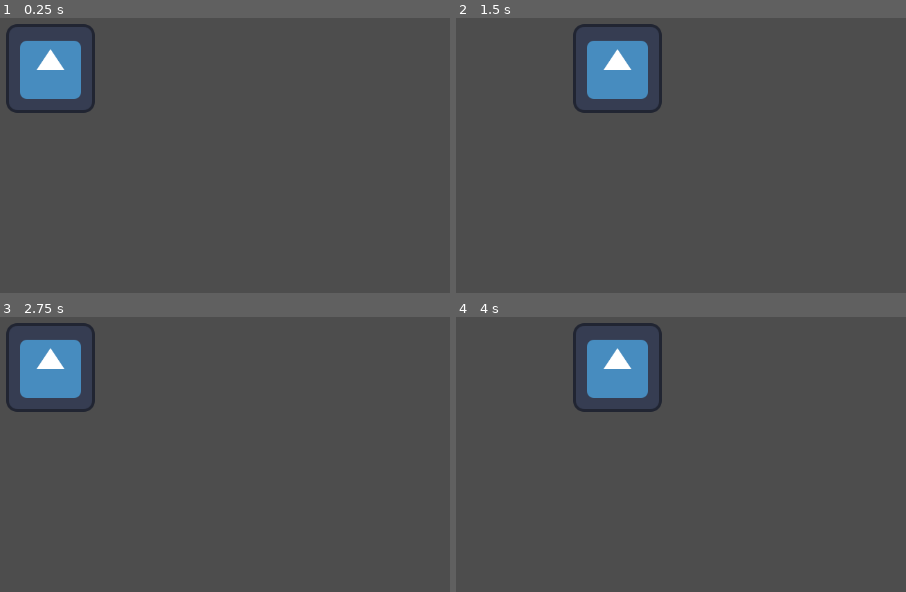
Above: before the commit, frames 1-4 (two rows, left to right).
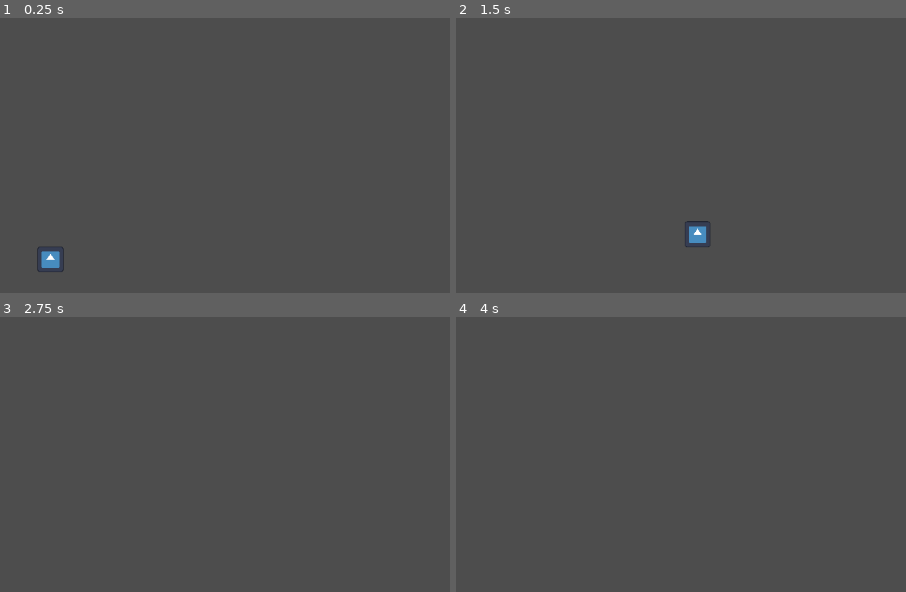
Above: after the commit, the same moments.

Repository: bogdanzembal227-rgb/Freakbob-Hackaton
Game: Godot game, scene res://test_map/map.tscn
The game is run twice, just before and just after one commit, with the same random seed, the same clock (stepped at 60 frames per second) and the same inputs. The engine's default icon, where the game draws it, is replaced by a stand-in: a white triangle on a blue panel in a dark square.
Inputs:
- Up to frame 1 (0.25 s): no input
- Up to frame 2 (1.5 s): tap Enter at 0.5 s; hold Right (ui_right) from 0.53 s (still down); tap Shift (dash, bound only after the commit) at 0.6 s; tap Space (jump, bound only after the commit) at 0.77, 0.8, 1.07, 1.35 s
- Up to frame 3 (2.75 s): tap Space (jump, bound only after the commit) at 1.52, 1.82, 2.3 s; tap Shift (dash, bound only after the commit) at 1.55, 2.1 s; release Right (ui_right) at 2.03 s; hold Left (ui_left) from 2.03 s (still down)
- Up to frame 4 (4 s): tap R (restart) at 2.75, 3.5 s; release Left (ui_left) at 2.78 s; hold Right (ui_right) from 2.78 s (still down); tap Shift (dash, bound only after the commit) at 2.85 s; tap Space (jump, bound only after the commit) at 3.02, 3.32, 3.6, 3.77 s

The runs differ from the first frame. In frame 1, 4.0% of the frame differs, in the area x 1-22%, y 2-93%; in frame 2, 4.0%; in frame 3, 3.7%; in frame 4, 3.6%.

Commit message:
зробив рух персонажа(новий)

Diff:
--- a/хакатон/MC related/character.tscn
+++ b/хакатон/MC related/character.tscn
@@ -4,35 +4,16 @@
 [ext_resource type="Script" uid="uid://b06tc2lik340s" path="res://scripts/character.gd" id="1_reghy"]
 
 [sub_resource type="RectangleShape2D" id="RectangleShape2D_reghy"]
-size = Vector2(8, 9)
+size = Vector2(65, 65)
 
 [node name="Character" type="CharacterBody2D" unique_id=1005997622]
 script = ExtResource("1_reghy")
+jump_velocity = -600.0
 
 [node name="Sprite2D" type="Sprite2D" parent="." unique_id=916781487]
 texture_filter = 1
-scale = Vector2(0.1, 0.1)
+scale = Vector2(0.5, 0.5)
 texture = ExtResource("1_1srl5")
 
 [node name="CollisionShape2D" type="CollisionShape2D" parent="." unique_id=444526359]
 shape = SubResource("RectangleShape2D_reghy")
-
-[node name="up" type="RayCast2D" parent="." unique_id=847957589]
-position = Vector2(0, -8)
-target_position = Vector2(0, -8)
-hit_from_inside = true
-
-[node name="down" type="RayCast2D" parent="." unique_id=878200242]
-position = Vector2(0, 8)
-target_position = Vector2(0, 8)
-hit_from_inside = true
-
-[node name="left" type="RayCast2D" parent="." unique_id=173423559]
-position = Vector2(-8, 0)
-target_position = Vector2(-8, 0)
-hit_from_inside = true
-
-[node name="right" type="RayCast2D" parent="." unique_id=1027607258]
-position = Vector2(8, 0)
-target_position = Vector2(8, 0)
-hit_from_inside = true
--- a/хакатон/MC related/ghost/ghost.tscn
+++ /dev/null
@@ -1,33 +0,0 @@
-[gd_scene format=3 uid="uid://btombpl6oh2pf"]
-
-[ext_resource type="Texture2D" uid="uid://80svftcg0e7w" path="res://icon.svg" id="1_j87b6"]
-[ext_resource type="Script" uid="uid://dg4uykvkcvkpi" path="res://scripts/ghost.gd" id="1_obkeg"]
-
-[node name="Ghost" type="CharacterBody2D" unique_id=732497298]
-script = ExtResource("1_obkeg")
-
-[node name="Sprite2D" type="Sprite2D" parent="." unique_id=1915284591]
-modulate = Color(0.84705883, 1, 0.9529412, 0.7058824)
-texture_filter = 1
-scale = Vector2(0.1, 0.1)
-texture = ExtResource("1_j87b6")
-
-[node name="up" type="RayCast2D" parent="." unique_id=118504668]
-position = Vector2(0, -8)
-target_position = Vector2(0, -8)
-hit_from_inside = true
-
-[node name="down" type="RayCast2D" parent="." unique_id=1689125034]
-position = Vector2(0, 8)
-target_position = Vector2(0, 8)
-hit_from_inside = true
-
-[node name="left" type="RayCast2D" parent="." unique_id=1801884237]
-position = Vector2(-8, 0)
-target_position = Vector2(-8, 0)
-hit_from_inside = true
-
-[node name="right" type="RayCast2D" parent="." unique_id=2130986334]
-position = Vector2(8, 0)
-target_position = Vector2(8, 0)
-hit_from_inside = true
--- a/хакатон/globals/Move History.gd
+++ /dev/null
@@ -1,5 +0,0 @@
-extends Node
-class_name History
-
-static var last_try: Array[Vector2] = []
-static var this_try: Array[Vector2] = []
--- a/хакатон/project.godot
+++ b/хакатон/project.godot
@@ -26,6 +26,36 @@
 "events": [Object(InputEventKey,"resource_local_to_scene":false,"resource_name":"","device":-1,"window_id":0,"alt_press …(192 unchanged characters)…
 ]
 }
+jump={
+"deadzone": 0.2,
+"events": [Object(InputEventKey,"resource_local_to_scene":false,"resource_name":"","device":-1,"window_id":0,"alt_pressed":false,"shift_pressed":false,"ctrl_pressed":false,"meta_pressed":false,"pressed":false,"keycode":0,"physical_keycode":32,"key_label":0,"unicode":32,"location":0,"echo":false,"script":null)
+]
+}
+move_left={
+"deadzone": 0.2,
+"events": [Object(InputEventKey,"resource_local_to_scene":false,"resource_name":"","device":-1,"window_id":0,"alt_pressed":false,"shift_pressed":false,"ctrl_pressed":false,"meta_pressed":false,"pressed":false,"keycode":0,"physical_keycode":4194319,"key_label":0,"unicode":0,"location":0,"echo":false,"script":null)
+]
+}
+move_right={
+"deadzone": 0.2,
+"events": [Object(InputEventKey,"resource_local_to_scene":false,"resource_name":"","device":-1,"window_id":0,"alt_pressed":false,"shift_pressed":false,"ctrl_pressed":false,"meta_pressed":false,"pressed":false,"keycode":0,"physical_keycode":4194321,"key_label":0,"unicode":0,"location":0,"echo":false,"script":null)
+]
+}
+dash={
+"deadzone": 0.2,
+"events": [Object(InputEventKey,"resource_local_to_scene":false,"resource_name":"","device":-1,"window_id":0,"alt_pressed":false,"shift_pressed":false,"ctrl_pressed":false,"meta_pressed":false,"pressed":false,"keycode":0,"physical_keycode":4194325,"key_label":0,"unicode":0,"location":0,"echo":false,"script":null)
+]
+}
+move_up={
+"deadzone": 0.2,
+"events": [Object(InputEventKey,"resource_local_to_scene":false,"resource_name":"","device":-1,"window_id":0,"alt_pressed":false,"shift_pressed":false,"ctrl_pressed":false,"meta_pressed":false,"pressed":false,"keycode":0,"physical_keycode":4194320,"key_label":0,"unicode":0,"location":0,"echo":false,"script":null)
+]
+}
+move_down={
+"deadzone": 0.2,
+"events": [Object(InputEventKey,"resource_local_to_scene":false,"resource_name":"","device":-1,"window_id":0,"alt_pressed":false,"shift_pressed":false,"ctrl_pressed":false,"meta_pressed":false,"pressed":false,"keycode":0,"physical_keycode":4194322,"key_label":0,"unicode":0,"location":0,"echo":false,"script":null)
+]
+}
 
 [physics]
 
--- a/хакатон/scripts/character.gd
+++ b/хакатон/scripts/character.gd
@@ -1,44 +1,60 @@
 extends CharacterBody2D
 class_name Player
 
-const tile_size: Vector2= Vector2(16,16)
-var sprite_node_pos_tween: Tween
-var is_moving: bool = false
-var is_player: bool = true
+@export var speed: float = 700.0
+@export var jump_velocity = -500.0
+@export var dash_dist:float = 300.0
+var last_dir: Vector2= Vector2.RIGHT
+
+var is_dashing: bool = false
+
+const GRAVITY = 2400.0
+
+const MAX_FALL = 900.0
+
+const FALL_MULT = 1.6
+const ACCEL = 3000.0
+const FRICTION = 4000.0
+const AIR_ACCEL = 12000.0
+const AIR_FRICTION = 800.0
 
 func _physics_process(delta: float) -> void:
-	if not is_moving:
-		if Input.is_action_just_pressed("ui_up") and !$up.is_colliding():
-			_move(Vector2(0,-1))
-		elif Input.is_action_just_pressed("ui_down") and !$down.is_colliding():
-			_move(Vector2(0,1))
-		elif Input.is_action_just_pressed("ui_left") and !$left.is_colliding():
-			_move(Vector2(-1,0))
-		elif Input.is_action_just_pressed("ui_right") and !$right.is_colliding():
-			_move(Vector2(1,0))
-
-func _move(dir: Vector2):
-	is_moving = true
-	global_position += dir*tile_size
-	if is_player:
-		History.this_try.append(global_position)
-	$Sprite2D.global_position -= dir *tile_size
-
-	if sprite_node_pos_tween:
-		sprite_node_pos_tween.kill()
-	var sprite_node_pos_tween = create_tween()
-	sprite_node_pos_tween.set_process_mode(Tween.TWEEN_PROCESS_PHYSICS)
-	sprite_node_pos_tween.set_trans(Tween.TRANS_SINE)
-	sprite_node_pos_tween.tween_property($Sprite2D,"global_position",global_position,0.2)
-	await sprite_node_pos_tween.finished
-	is_moving = false
+	#if velocity.x == 0:
+		#animated_sprite_2d.animation = "default"
+	#elif velocity.x != 0 and is_on_floor():
+		#animated_sprite_2d.animation = "run"
+	#if velocity.y<0:
+		#animated_sprite_2d.animation ="jump"
+	#elif velocity.y>0:
+		#animated_sprite_2d.animation ="fall"
 
 
-#func get_closest_tile_from_player():
-	#var minimum_distance_tile: Vector2
-	#minimum_distance_tile = History.this_try.pop_back() - History.last_try.pop_back()
-	#for i in History.last_try.size():
-		#if global_position - (Vector2.ZERO+History.last_try[i])<minimum_distance_tile:
-			#minimum_distance_tile = History.last_try[i]
-	#print("minimum_distance_tile")
-	#return minimum_distance_tile
+	if not is_on_floor() and !is_dashing:
+		var g = GRAVITY
+		if velocity.y > 0:
+			g *= FALL_MULT
+		velocity.y += g * delta
+		velocity.y = min(velocity.y, 900.0)
+
+	if Input.is_action_just_pressed("jump") and is_on_floor():
+		velocity.y = jump_velocity
+
+	if !is_dashing:
+		var direction = Input.get_axis("move_left", "move_right")
+		velocity.x = direction * speed
+
+	var dash_dir = Input.get_vector("move_left", "move_right", "move_up", "move_down")
+	if dash_dir != Vector2.ZERO:
+		last_dir = dash_dir
+	if Input.is_action_just_pressed("dash"):
+		dash(last_dir.normalized())
+
+	move_and_slide()
+
+func dash(dir: Vector2):
+	is_dashing = true
+	var tween = create_tween()
+	tween.set_trans(Tween.TRANS_SINE)
+	tween.tween_property(self,"global_position",global_position+dir*dash_dist,0.1)
+	await tween.finished
+	is_dashing = false
--- a/хакатон/scripts/ghost.gd
+++ /dev/null
@@ -1,24 +0,0 @@
-extends Player
-
-var path: Array[Vector2]
-var start_pos: Vector2
-func _ready() -> void:
-	is_player = false
-	_ghost_loop()
-
-var running := true
-
-func _physics_process(delta: float) -> void:
-	pass
-
-func _ghost_loop() -> void:
-	while running:
-		start_pos = Vector2.ZERO
-		for i in min(5, path.size()):
-			global_position = start_pos
-			if not running:
-				return
-			_move((path[i]-start_pos)/tile_size)
-			start_pos = path[i]
-			await get_tree().create_timer(0.5).timeout
-		await get_tree().create_timer(0.4).timeout
--- a/хакатон/scripts/maze_generator.gd
+++ /dev/null
@@ -1 +0,0 @@
-extends Node
--- a/хакатон/test_map/map.tscn
+++ b/хакатон/test_map/map.tscn
@@ -3,11 +3,43 @@
 [ext_resource type="PackedScene" uid="uid://b1rpvtuhwy4pn" path="res://MC related/character.tscn" id="1_ac0vu"]
 [ext_resource type="Script" uid="uid://b814xpe64lpja" path="res://test_map/map.gd" id="1_bx8f5"]
 
+[sub_resource type="RectangleShape2D" id="RectangleShape2D_bx8f5"]
+size = Vector2(1000, 1)
+
 [node name="Map" type="Node2D" unique_id=1871153154]
 script = ExtResource("1_bx8f5")
 
+[node name="Character" parent="." unique_id=1005997622 instance=ExtResource("1_ac0vu")]
+position = Vector2(500, 858)
+
+[node name="StaticBody2D" type="StaticBody2D" parent="." unique_id=618789774]
+
+[node name="CollisionShape2D" type="CollisionShape2D" parent="StaticBody2D" unique_id=71870929]
+position = Vector2(500, 0)
+shape = SubResource("RectangleShape2D_bx8f5")
+
+[node name="StaticBody2D4" type="StaticBody2D" parent="." unique_id=345979139]
+position = Vector2(0, 1000)
+
+[node name="CollisionShape2D" type="CollisionShape2D" parent="StaticBody2D4" unique_id=1283764967]
+position = Vector2(500, 0)
+shape = SubResource("RectangleShape2D_bx8f5")
+
+[node name="StaticBody2D2" type="StaticBody2D" parent="." unique_id=814031626]
+rotation = 1.5707964
+
+[node name="CollisionShape2D" type="CollisionShape2D" parent="StaticBody2D2" unique_id=49299056]
+position = Vector2(500, 0)
+shape = SubResource("RectangleShape2D_bx8f5")
+
+[node name="StaticBody2D3" type="StaticBody2D" parent="." unique_id=1963026041]
+position = Vector2(1000, 0)
+rotation = 1.5707964
+
+[node name="CollisionShape2D" type="CollisionShape2D" parent="StaticBody2D3" unique_id=1911052959]
+position = Vector2(500, 0)
+shape = SubResource("RectangleShape2D_bx8f5")
+
 [node name="Camera2D" type="Camera2D" parent="." unique_id=1024390194]
-zoom = Vector2(10, 10)
-
-[node name="Character" parent="." unique_id=1005997622 instance=ExtResource("1_ac0vu")]
-motion_mode = 1
+position = Vector2(500, 500)
+zoom = Vector2(0.59, 0.59)
Not shown, removed: хакатон/globals/Move History.gd.uid
Not shown, removed: хакатон/scripts/ghost.gd.uid
Not shown, removed: хакатон/scripts/maze_generator.gd.uid
Not shown, added: хакатон/MC related/character.tscn7392534105.tmp
Not shown, added: хакатон/MC related/character.tscn9500052290.tmp
Not shown, added: хакатон/MC related/character.tscn9508174110.tmp
Not shown, removed: хакатон/MC related/ghost/ghost.tscn17111916626.tmp
